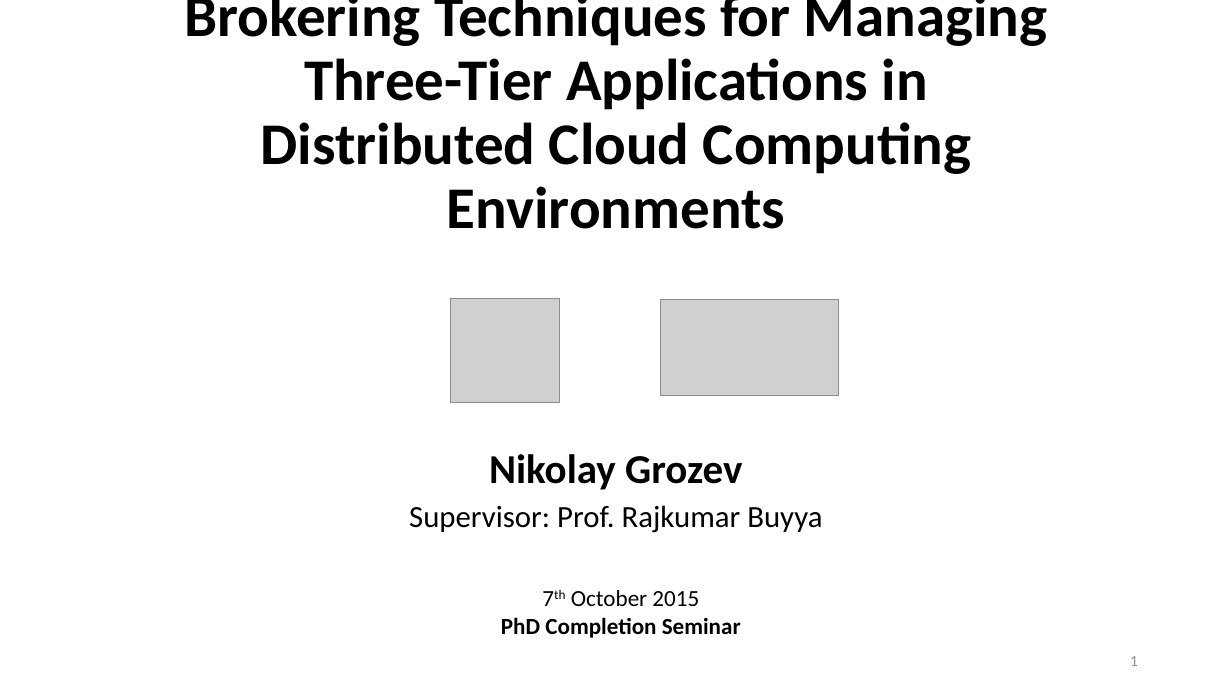
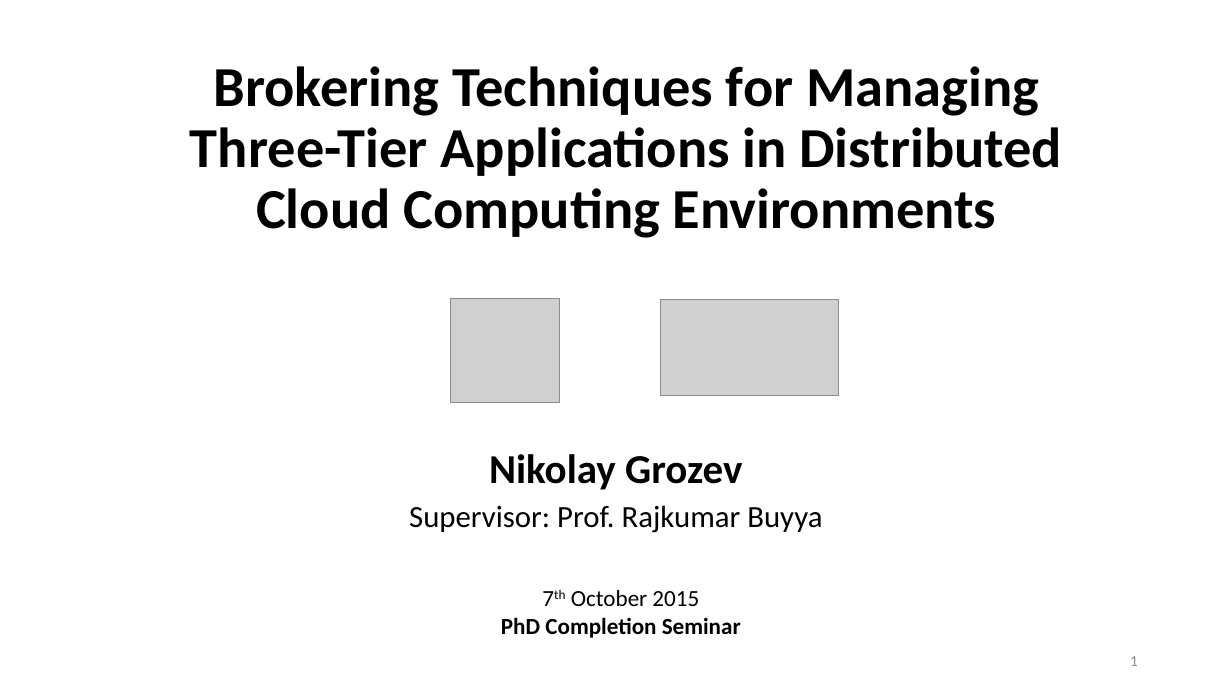
Before and after one commit to nikolayg/nikgrozev-website, a slide deck: slide 1 of ppt/Brokering Techniques for Managing Three-Tier Applications in Distributed Cloud Computing Environments.pptx. Drawn at 1232x693 pixels with LibreOffice and Linux fonts; fonts in the diff are those of the drawing; grey boxes stand for pictures. Boxes give left, top, right and bottom in pixels: in the first picture for what was removed or moved away, otherwise in the second. Text is boxed around its words. In the diff, an @@ line names an element or a change of style, - is before the commit and + after.

Commit message:
Updated presentation

```diff
--- a/ppt/Brokering Techniques for Managing Three-Tier Applications in Distributed Cloud Computing Environments.pptx
+++ b/ppt/Brokering Techniques for Managing Three-Tier Applications in Distributed Cloud Computing Environments.pptx
@@ title "Brokering Techniques for Managing Three-Tier ...": place and size @@
-title "Brokering Techniques for Managing Three-Tier ..." at box(184, 0, 1047, 229)
+title "Brokering Techniques for Managing Three-Tier ..." at box(190, 66, 1062, 238)
@@ title "Brokering Techniques for Managing Three-Tier ..." at box(190, 66, 1062, 238): size 46 to 44 pt @@
```
